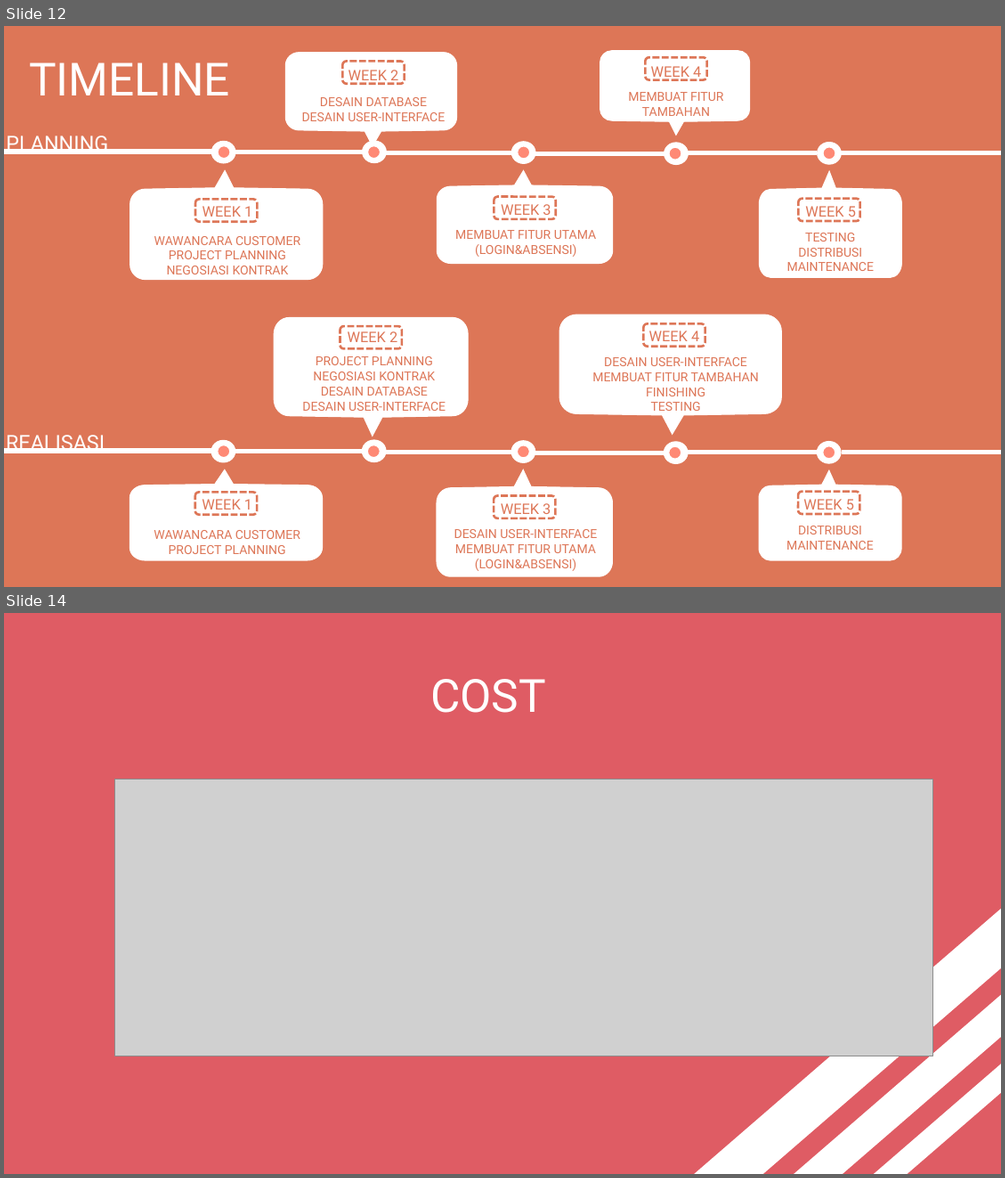
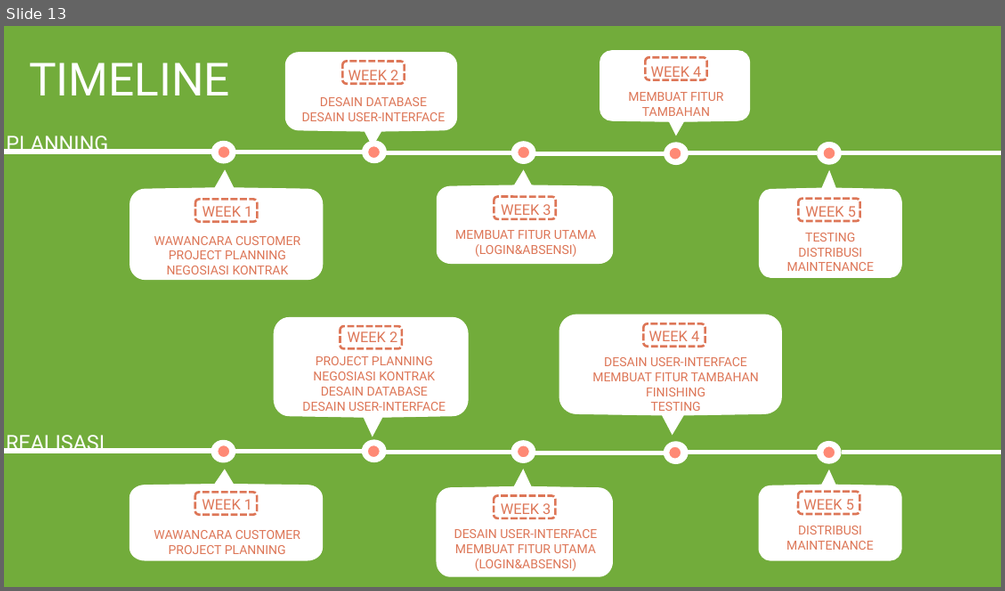
Before and after one commit to ripasfilqadar/mppl, a slide deck: buat demo/CikoroFarm.pptx. Shown one above the other, each under a label of ours: slides 12 and 14 before the commit, slide 13 after it; the slides between them are not shown. The pictures are 1005x1178 and 1005x591 pixels, drawn with LibreOffice and Linux fonts; fonts in the diff are those of the drawing; grey boxes stand for pictures. Boxes give left, top, right and bottom in pixels: in the first picture for what was removed or moved away, otherwise in the second. Text is boxed around its words. In the diff, an @@ line names an element or a change of style, - is before the commit and + after.

```diff
--- a/buat demo/CikoroFarm.pptx
+++ b/buat demo/CikoroFarm.pptx
@@ slide 14 removed at (4, 613, 1001, 1174), background #DF5C64 @@
@@ title removed at (430, 679, 546, 713) @@
-COST
@@ picture removed at (115, 779, 933, 1056) @@
@@ rectangle removed at (686, 898, 1001, 1174) @@
@@ rectangle removed at (768, 968, 1001, 1174) @@
@@ rectangle removed at (814, 1007, 1001, 1174) @@
@@ what was slide 12 is now slide 13 @@
@@ slide 13 changed as well @@
@@ background #DD7657 to #72AC3B @@
```
Also in this commit, not shown: 9 other slides changed, 6 slides added, 5 other slides removed.
